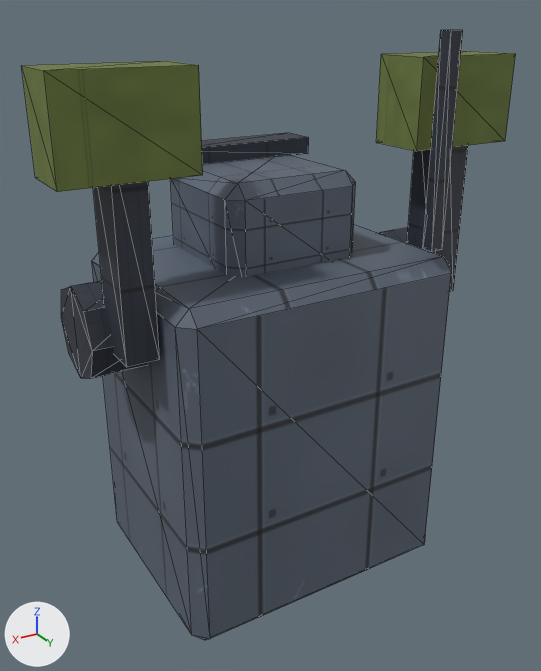
Two versions of the glTF model public/assets/models/units/tdf-mech-chassis-surveyor.glb, one commit apart.
The view is the same before and after, from a 50 mm lens placed at (0.992, 1.66, 1.525), pointed at (-0.01, -0.01, 0.69). The lights are fixed; the arrows at lower left show +X, +Y and +Z. The older version comes first. Mesh edges are drawn as thin lines. Where no turn or scale is listed for an object, it has been applied to the vertices.

Objects in the first picture: 'antenna', 'brow', 'cockpit', 'optic_pylon_-1', 'optic_pylon_1', 'sensor_panel_-1', 'sensor_panel_1', 'shoulder_1', 'torso' and 1 more.
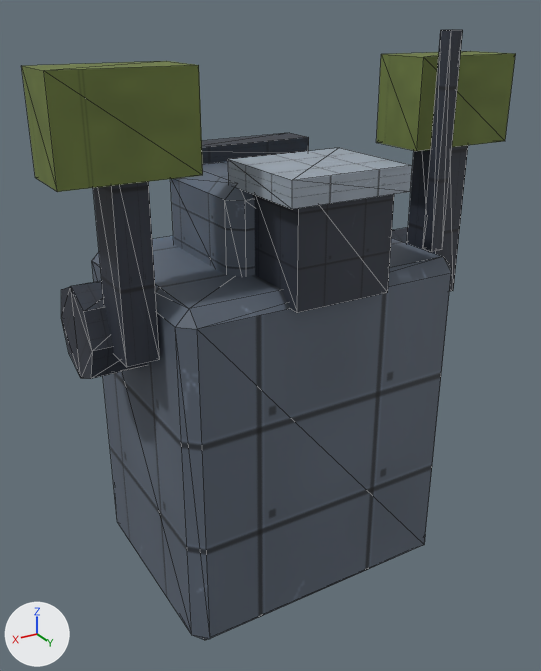
Diff of the bpy script that builds the scene:
```diff
--- a/public/assets/models/units/tdf-mech-chassis-surveyor.glb.py
+++ b/public/assets/models/units/tdf-mech-chassis-surveyor.glb.py
@@ me_back_mount_plate @@
+me_back_mount_plate.from_pydata(...)  # a box spanning x -0.16..0.16, y -0.14..0.14, z -0.03..0.03
+me_back_mount_plate.materials.append(mat_tdf_grey_light)  # picture img_tdf_atlas_albedo_png
@@ me_back_mount_riser @@
+me_back_mount_riser.from_pydata(...)  # a box spanning x -0.13..0.13, y -0.12..0.12, z -0.15..0.15
+me_back_mount_riser.materials.append(mat_tdf_grey_dark)  # picture img_tdf_atlas_albedo_png
@@ ob_back_mount_plate @@
+ob_back_mount_plate = bpy.data.objects.new('back_mount_plate', me_back_mount_plate)
+ob_back_mount_plate.location = (0.0, 0.22, 1.18)
@@ ob_back_mount_riser @@
+ob_back_mount_riser = bpy.data.objects.new('back_mount_riser', me_back_mount_riser)
+ob_back_mount_riser.location = (0.0, 0.22, 1.055)
```

Boxes [x1, y1, x2, y2] around the edits, measured in the pictures (541 x 671 px):
'back_mount_riser', added
    after: [252, 194, 394, 313]
'back_mount_plate', added
    after: [228, 148, 412, 209]
'cockpit', unchanged, covered by the edit
    before: [170, 155, 356, 277]
    after: [170, 161, 255, 277]
